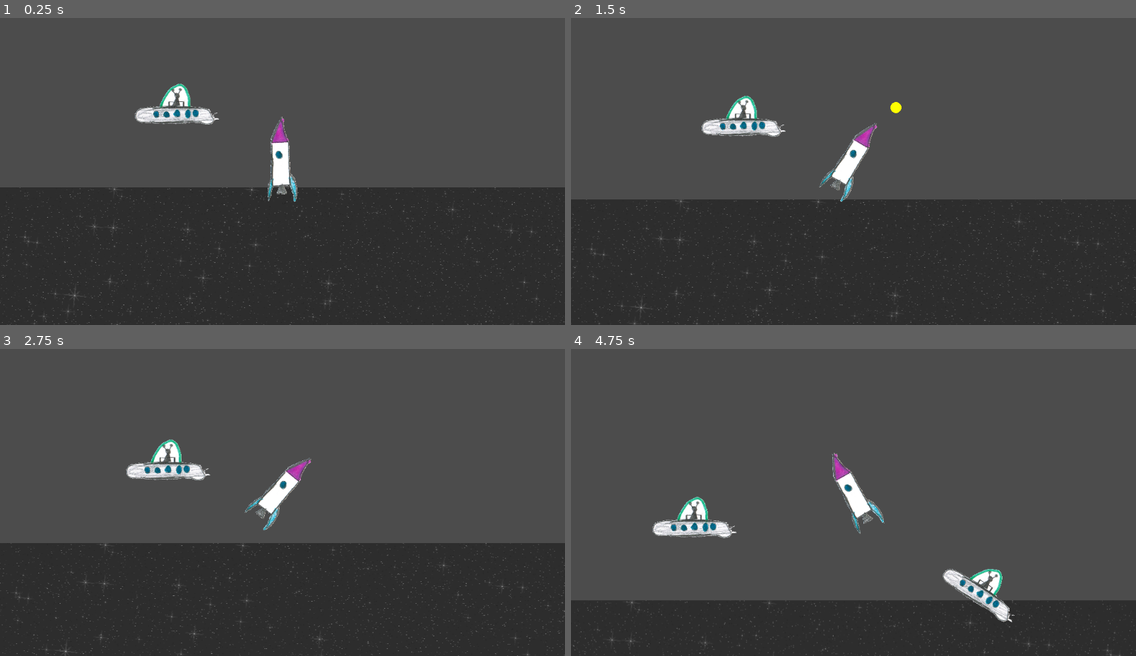
Above: before the commit, frames 1-4 (two rows, left to right).
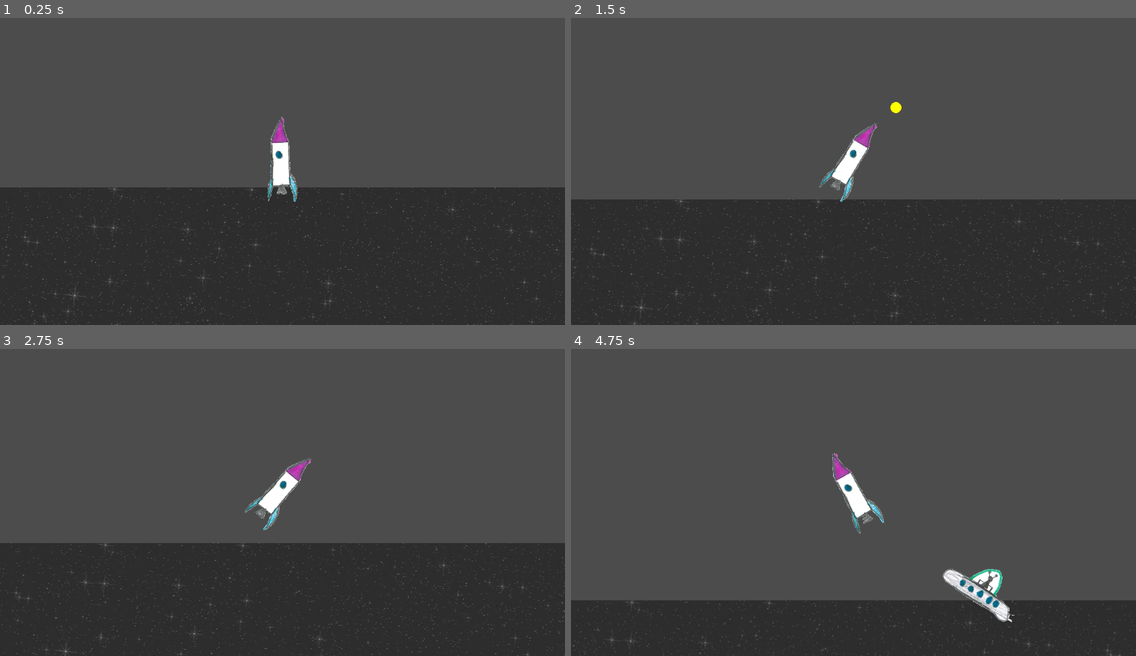
Above: after the commit, the same moments.

Repository: the-g-force/FamJam-April2020
Game: Godot game, scene res://src/Level.tscn
Two runs of this game, one before a commit and one after it. Both use one fixed random seed, a clock stepped at 60 frames per second and the inputs below.
Inputs:
- Up to frame 1 (0.25 s): no input
- Up to frame 2 (1.5 s): hold Right (TurnRight) 0.53-1.28 s; tap Space (Fire) at 0.6, 1.35 s; hold Left (TurnLeft) from 1.28 s (still down)
- Up to frame 3 (2.75 s): release Left (TurnLeft) at 2.03 s; hold Right (TurnRight) from 2.03 s (still down); tap Space (Fire) at 2.1 s
- Up to frame 4 (4.75 s): release Right (TurnRight) at 2.78 s; hold Up (Thrust) 2.78-3.53 s; tap Space (Fire) at 2.85, 3.6, 4.35 s; hold Left (TurnLeft) from 3.53 s (still down)

The runs differ from the first frame. In frame 1, 1.0% of the frame differs, in the area x 23-39%, y 21-35%; in frame 2, 0.9%; in frame 3, 1.0%; in frame 4, 1.0%.
Error after the commit: Parse Error: Can't preload resource at path: res://src/EnemyBullet.tscn (res://src/UFO.gd:11)

Commit message:
Make UFOs shoot at the player when they are near

Diff:
--- a/project/project.godot
+++ b/project/project.godot
@@ -8,9 +8,14 @@
 
 config_version=4
 
-_global_script_classes=[  ]
+_global_script_classes=[ {
+"base": "KinematicBody2D",
+"class": "Rocket",
+"language": "GDScript",
+"path": "res://src/Rocket.gd"
+} ]
 _global_script_class_icons={
-
+"Rocket": ""
 }
 
 [application]
--- a/project/src/Level.tscn
+++ b/project/src/Level.tscn
@@ -1,17 +1,11 @@
-[gd_scene load_steps=7 format=2]
+[gd_scene load_steps=5 format=2]
 
 [ext_resource path="res://src/Rocket.tscn" type="PackedScene" id=1]
 [ext_resource path="res://assets/background.png" type="Texture" id=2]
 [ext_resource path="res://src/Paths.tscn" type="PackedScene" id=3]
-[ext_resource path="res://src/UFO.tscn" type="PackedScene" id=4]
 
 [sub_resource type="RectangleShape2D" id=1]
 extents = Vector2( 3147.6, 10 )
-
-[sub_resource type="Curve2D" id=2]
-_data = {
-"points": PoolVector2Array( 0, 0, 0, 0, 233.688, 235.969, 0, 0, 0, 0, 336.935, 469.632, 0, 0, 0, 0, 624.939, 382.688, 0, 0, 0, 0, 516.258, 132.722, 0, 0, 0, 0, 233.688, 235.969 )
-}
 
 [node name="Node2D" type="Node2D"]
 
@@ -73,9 +67,3 @@
 shape = SubResource( 1 )
 
 [node name="Paths" parent="." instance=ExtResource( 3 )]
-
-[node name="TestPath" type="Path2D" parent="."]
-curve = SubResource( 2 )
-
-[node name="PathFollow2D" parent="TestPath" instance=ExtResource( 4 )]
-position = Vector2( 315.174, 190.191 )
--- a/project/src/Paths.gd
+++ b/project/src/Paths.gd
@@ -14,6 +14,7 @@
 	var path = paths.get_children()[randi () % paths.get_child_count()]
 	path.add_child(path_follow)
 
+
 func _process(delta:float):
 	for p in $Paths.get_children():
 		var path = p as Path2D
--- a/project/src/Rocket.gd
+++ b/project/src/Rocket.gd
@@ -1,4 +1,5 @@
 extends KinematicBody2D
+class_name Rocket
 
 
 # Declare member variables here. Examples:
@@ -54,3 +55,6 @@
 		bullet.position = $GunPoint.get_global_transform().get_origin()
 		get_parent().add_child(bullet)
 		_shoot_sound.play()
+
+func damage():
+	print("Ouch")
--- a/project/src/Rocket.tscn
+++ b/project/src/Rocket.tscn
@@ -36,6 +36,7 @@
 position = Vector2( 0, 377.58 )
 frames = SubResource( 2 )
 animation = "Flames"
+frame = 2
 playing = true
 
 [node name="ThrustSound" type="AudioStreamPlayer" parent="."]
--- a/project/src/UFO.gd
+++ b/project/src/UFO.gd
@@ -1,16 +1,44 @@
 extends Area2D
 
-export var speed = 100
+export var speed : float = 100
+export var shoot_delay : float = 1
+export var bullet_speed : float = 200
 
 var _dead = false
+var _target : Node2D
+var _can_shoot : bool = true
 
-onready var explosion = $Boom
+const _EnemyBullet = preload("res://src/EnemyBullet.tscn")
+
+onready var _explosion_sound = $Boom
 
 func _on_body_entered(body):
 	if body.is_in_group("Bullet"):
 		if _dead == false:
-			explosion.play()
+			_explosion_sound.play()
 			_dead = true
 			body.queue_free()
 			yield(get_tree().create_timer(0.5), "timeout")
 			queue_free()
+
+
+func _process(delta:float):
+	if _target && _can_shoot:
+		var bullet = _EnemyBullet.instance()
+		bullet.position = get_global_transform().origin
+		var trajectory : Vector2 = _target.get_global_transform().get_origin() - get_global_transform().origin
+		bullet.velocity = trajectory.normalized() * bullet_speed
+		get_parent().add_child(bullet)
+		_can_shoot = false
+		yield(get_tree().create_timer(shoot_delay), "timeout")
+		_can_shoot = true
+
+
+func _on_DetectionArea_body_entered(body):
+	if body is Rocket:
+		_target = body
+
+
+func _on_DetectionArea_body_exited(body):
+	if _target == body:
+		_target = null
--- a/project/src/UFO.tscn
+++ b/project/src/UFO.tscn
@@ -1,10 +1,13 @@
-[gd_scene load_steps=4 format=2]
+[gd_scene load_steps=5 format=2]
 
 [ext_resource path="res://assets/ufo.png" type="Texture" id=1]
 [ext_resource path="res://src/UFO.gd" type="Script" id=2]
 [ext_resource path="res://assets/sfx/bad_explosion.wav" type="AudioStream" id=3]
 
-[node name="Area2D" type="Area2D"]
+[sub_resource type="CircleShape2D" id=1]
+radius = 523.528
+
+[node name="UFO" type="Area2D"]
 position = Vector2( 240.064, 108.029 )
 collision_layer = 2
 collision_mask = 3
@@ -22,3 +25,12 @@
 
 [node name="Boom" type="AudioStreamPlayer" parent="."]
 stream = ExtResource( 3 )
+
+[node name="DetectionArea" type="Area2D" parent="."]
+
+[node name="CollisionShape2D" type="CollisionShape2D" parent="DetectionArea"]
+shape = SubResource( 1 )
+
+[node name="Timer" type="Timer" parent="."]
+[connection signal="body_entered" from="DetectionArea" to="." method="_on_DetectionArea_body_entered"]
+[connection signal="body_exited" from="DetectionArea" to="." method="_on_DetectionArea_body_exited"]
